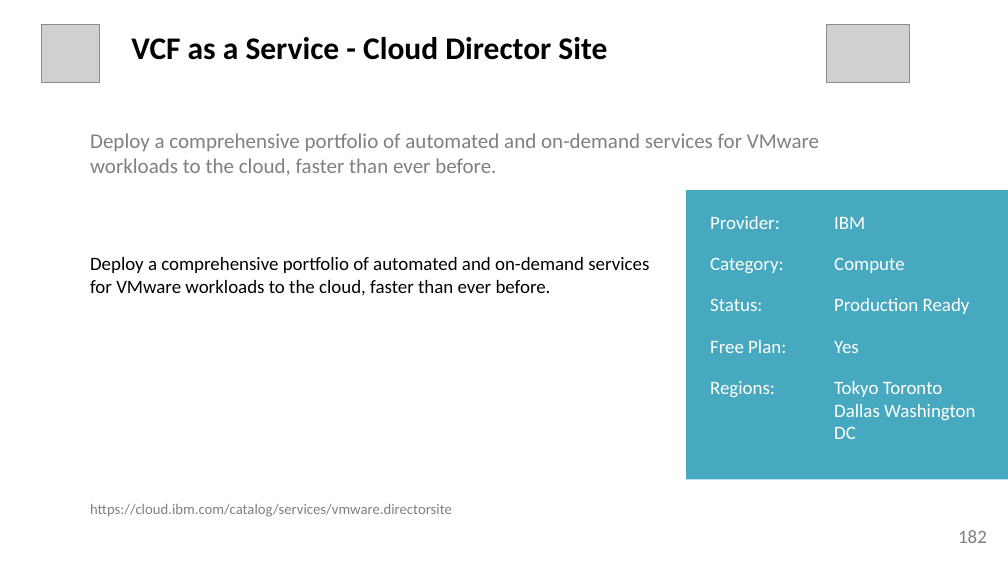
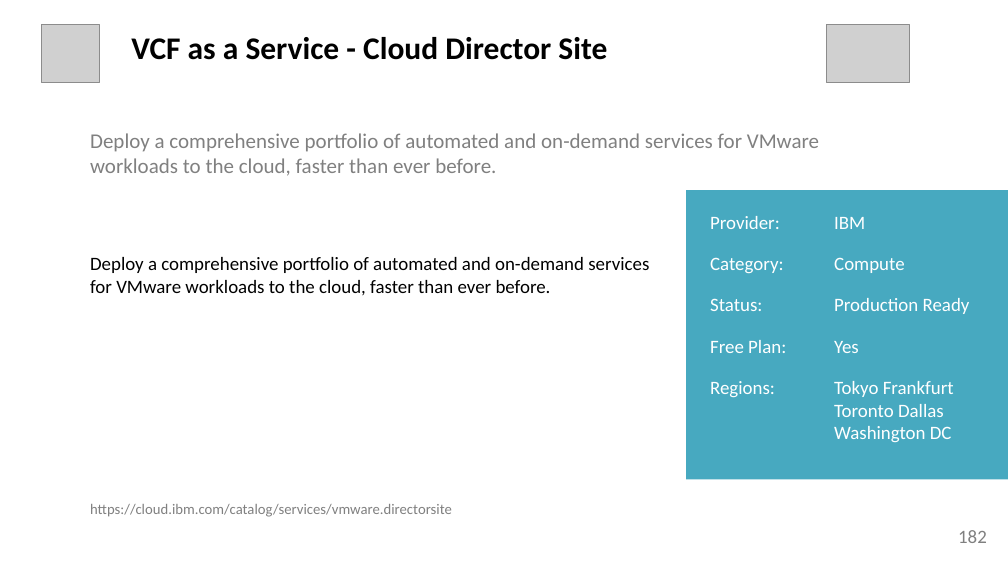
Before and after one commit to l2fprod/mycatalog, a slide deck: slide 182 of docs/generated/mycatalog.pptx. Drawn at 1008x567 pixels with LibreOffice and Linux fonts; fonts in the diff are those of the drawing; grey boxes stand for pictures. Boxes give left, top, right and bottom in pixels: in the first picture for what was removed or moved away, otherwise in the second. Text is boxed around its words. In the diff, an @@ line names an element or a change of style, - is before the commit and + after.

```diff
--- a/docs/generated/mycatalog.pptx
+++ b/docs/generated/mycatalog.pptx
@@ text at (834, 381, 954, 442): text changed @@
-Tokyo Toronto Dallas Washington DC
+Tokyo Frankfurt Toronto Dallas Washington DC
```
Also in this commit, not shown: 1 other slide changed, 7 other files.
